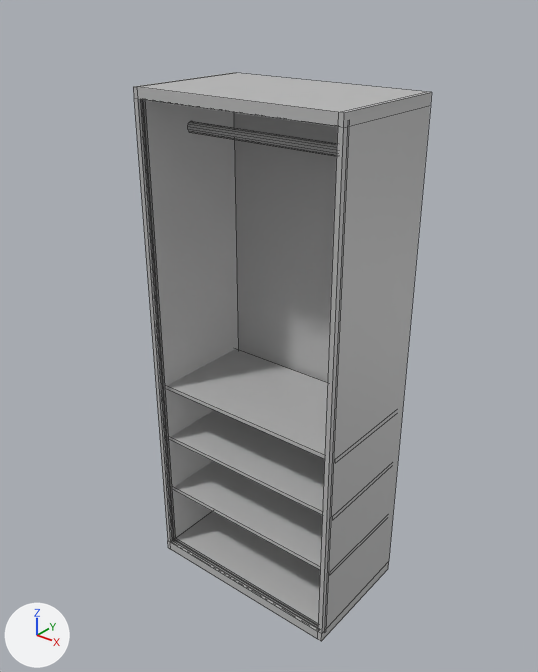
The FBX model Assets/Art/Models/mdl_wardrobe.fbx, before and after one commit.
Camera for both pictures: a camera (50 mm lens) standing at (1.86, -2.39, 1.58) and looking at (-0.06, 0.02, 0.09). Every picture has the same lights, and +X, +Y and +Z are marked at lower left. Mesh edges are drawn as thin lines. Where no turn or scale is listed for an object, it has been applied to the vertices.

Script lines for the objects in view, before the commit:
```python
me_mesh = bpy.data.meshes.new('Mesh')
me_mesh.from_pydata(...)  # 120 vertices, 89 faces; spans x -0.5..0.5, y -0.3..0.3, z -0.04..2.32
# faces by material slot: [66, 23]
me_mesh.materials.append(mat_wood_wardrobe)  # grey #bcbcbc
me_mesh.materials.append(mat_shelfs_wardrobe)  # grey #bcbcbc
# before: 68 (-0.49, -0.25, 0.92), 70 (-0.49, -0.25, 0.94), 72 (-0.49, 0.26, 0.94), 74 (-0.49, 0.26, 0.92), 76 (-0.49, -0.25, 0.63)
# before: 78 (-0.49, -0.25, 0.65), 80 (-0.49, 0.26, 0.65), 82 (-0.49, 0.26, 0.63)
# before: 84 (-0.49, -0.25, 0.32), 86 (-0.49, -0.25, 0.34), 88 (-0.49, 0.26, 0.34), 90 (-0.49, 0.26, 0.32)
ob_wardrobe = bpy.data.objects.new('wardrobe', me_mesh)
ob_wardrobe.location = (0.0, 0.0, -1.144)
```
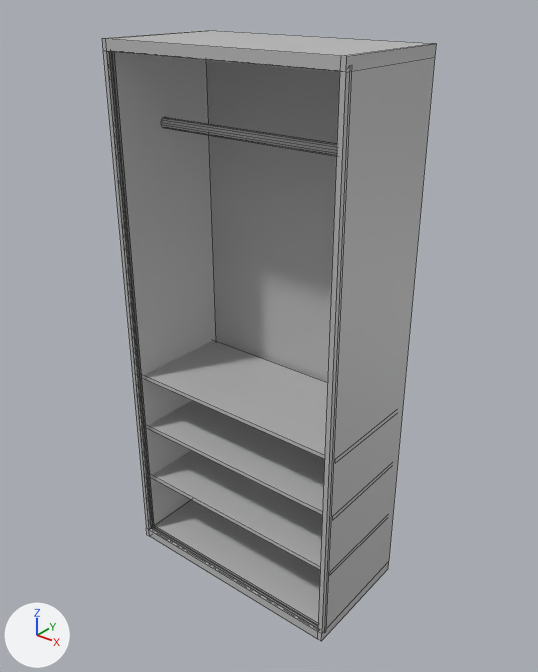
Commit message: new models wardrobe

Where the change shows, as pixel boxes [x1, y1, x2, y2] in the pictures (538 x 672 px; the box of a moved part takes in the faces that stretch with it):
'wardrobe', reshaped (12% wider, 7% taller): before [133, 72, 432, 642]; after [102, 30, 436, 642]
part 1 of me_mesh, moved or reshaped: before [133, 72, 432, 632]; after [102, 30, 436, 632]
part 2 of me_mesh, moved or reshaped: before [188, 121, 337, 156]; after [162, 117, 337, 156]
part 3 of me_mesh, moved or reshaped: before [167, 349, 328, 515]; after [144, 340, 328, 515]
part 4 of me_mesh, moved or reshaped: before [174, 461, 323, 570]; after [152, 450, 323, 570]

What the commit changed:
me_mesh has 120 vertices, 89 faces and spans x -0.5..0.5, y -0.3..0.3, z -0.04..2.32.
me_mesh is used by ob_wardrobe; location (0.0, 0.0, -1.144).
me_mesh part 1: the loose piece of 68 vertices spanning x -0.5..0.5, y -0.3..0.3, z -0.04..2.32 is scaled about its middle by (1.17, 1, 1.07), then moved by (-0.08, 0.0, 0.09).
me_mesh part 2: all 14 vertices in x -0.48, y -0.02..0.02, z 2.1..2.15 are moved by (-0.16, 0.0, 0.0).
Part 3, on me_mesh:
Vertices 68, 70, 72, 74, 76, 78, 80, 82 of me_mesh move by (-0.16, 0.0, 0.0).
Part 4, on me_mesh:
Vertices 84, 86, 88, 90 of me_mesh move by (-0.16, 0.0, 0.0).
